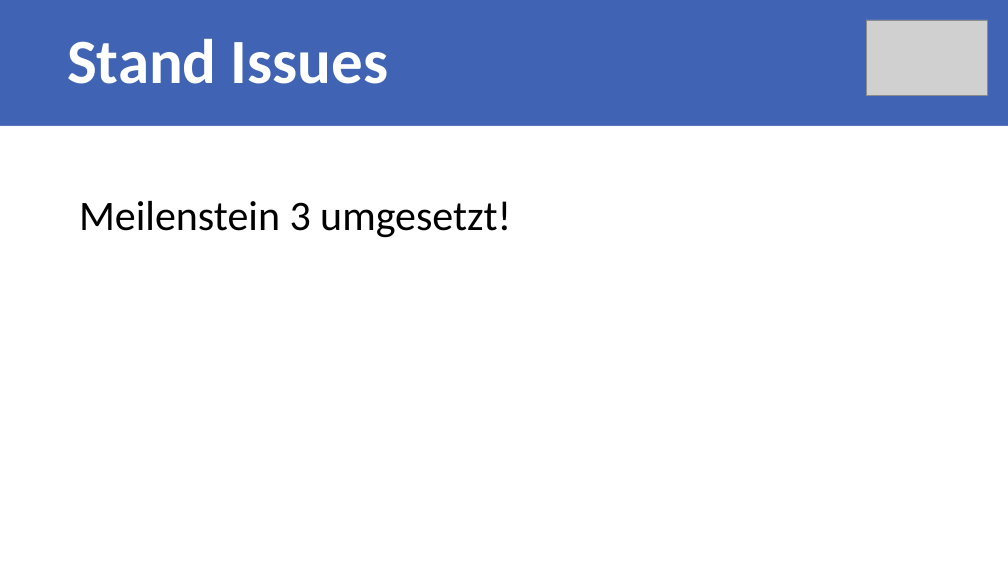
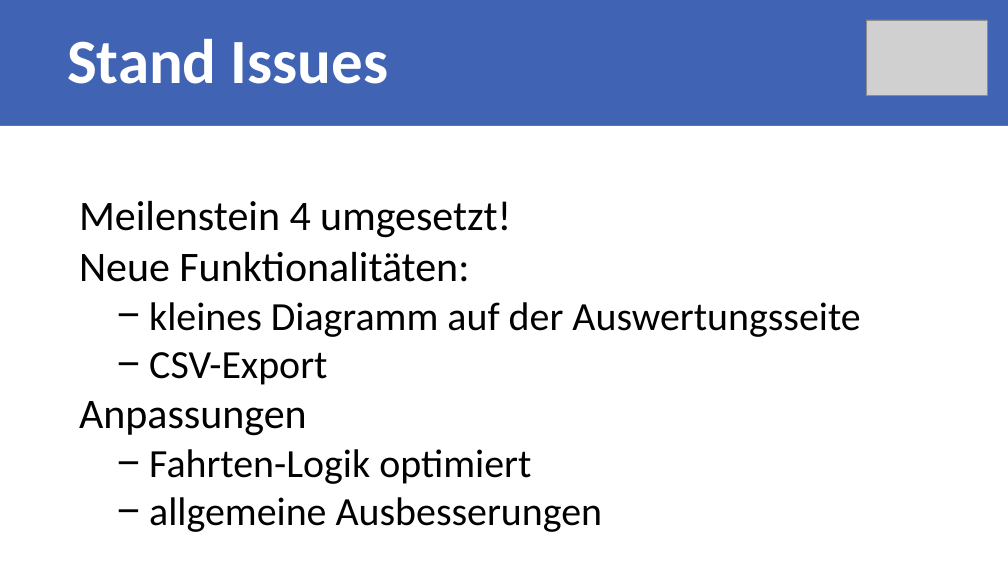
Before and after one commit to Rinc11/FOS, a slide deck: slide 3 of documents/00_Sitzungen/Milestone_4/Meilenstein4.pptx (slide 5 before the commit). Drawn at 1008x567 pixels with LibreOffice and Linux fonts; fonts in the diff are those of the drawing; grey boxes stand for pictures. Boxes give left, top, right and bottom in pixels: in the first picture for what was removed or moved away, otherwise in the second. Text is boxed around its words. In the diff, an @@ line names an element or a change of style, - is before the commit and + after.

```diff
--- a/documents/00_Sitzungen/Milestone_4/Meilenstein4.pptx
+++ b/documents/00_Sitzungen/Milestone_4/Meilenstein4.pptx
@@ text in rectangle at (x1=79, y1=201, x2=860, y2=532): text changed; size 40 to 38 pt @@
-    Meilenstein 3 umgesetzt!
+    Meilenstein 4 umgesetzt!
+    Neue Funktionalitäten:
+      − kleines Diagramm auf der Auswertungsseite
+      − CSV-Export
+    Anpassungen
+      − Fahrten-Logik optimiert
+      − allgemeine Ausbesserungen
```
Also in this commit, not shown: 4 other slides changed, 2 slides added, 2 slides removed.
